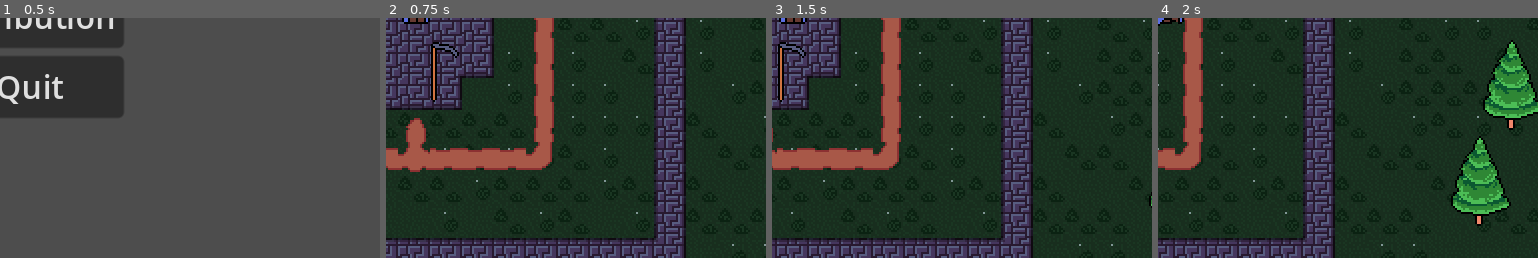
Above: before the commit, frames 1-4 (left to right).
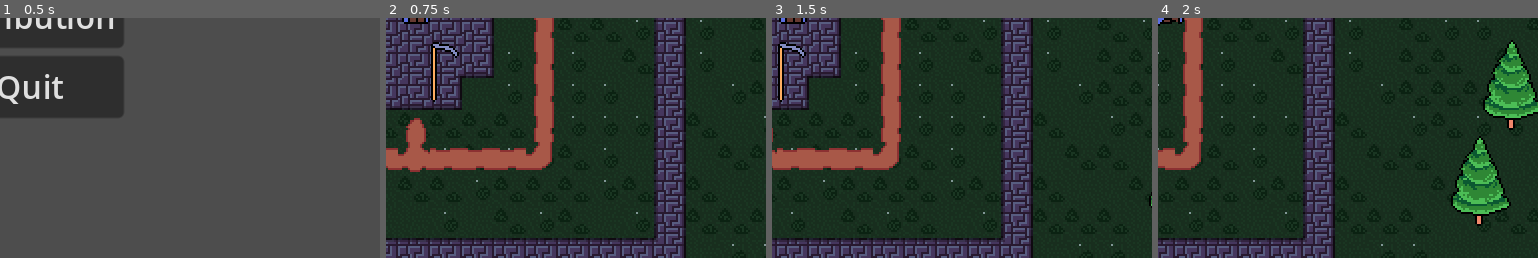
Above: after the commit, the same moments.

Repository: quellus/Mycoflora
Game: Godot game, scene res://scenes/main.tscn
Same seed, same stepped clock (60 frames per second), same inputs: the game is played once before the commit and once after it. The engine's default icon, where the game draws it, is replaced by a stand-in: a white triangle on a blue panel in a dark square.
Inputs (mouse positions are % of the whole screen's width and height, from its top left):
- Up to frame 1 (0.5 s): no input
- Up to frame 2 (0.75 s): click "Play" at 0.5 s
- Up to frame 3 (1.5 s): tap Enter at 1.25 s; move the mouse to (72, 45) at 1.27 s; press the mouse at (72, 45) at 1.28 s; hold D (right) from 1.28 s (still down)
- Up to frame 4 (2 s): keep holding D (right)
The pictures show only the part of the screen within x 46-96%, y 50-100%; the shares and areas given below are measured in that part.

Frame 1 is identical in both runs. In frame 2, 0.2% of the frame differs, in the area x 12-19%, y 10-35%; in frame 3, 0.2%; in frame 4, nothing differs.

Commit message:
Player's interactable detector is now circular and much wider

Diff:
--- a/scenes/player.tscn
+++ b/scenes/player.tscn
@@ -75,8 +75,8 @@
 [sub_resource type="RectangleShape2D" id="RectangleShape2D_vo0li"]
 size = Vector2(16, 10)
 
-[sub_resource type="RectangleShape2D" id="RectangleShape2D_vxphb"]
-size = Vector2(18, 12)
+[sub_resource type="CircleShape2D" id="CircleShape2D_tsrgv"]
+radius = 18.0
 
 [node name="Player" type="CharacterBody2D"]
 process_mode = 1
@@ -131,7 +131,8 @@
 unique_name_in_owner = true
 
 [node name="CollisionShape2D" type="CollisionShape2D" parent="InteractableDetector"]
-shape = SubResource("RectangleShape2D_vxphb")
+rotation = 1.5708
+shape = SubResource("CircleShape2D_tsrgv")
 
 [node name="KnockbackTimer" type="Timer" parent="."]
 wait_time = 0.2
--- a/scripts/Player.gd
+++ b/scripts/Player.gd
@@ -91,6 +91,8 @@
 func _on_hurt_detector_area_entered(area):
 	if area is HurtBox and !is_ancestor_of(area) and area.entity != "Player":
 		take_damage(area.global_position)
+	elif area is WarpPoint:
+		warp.emit(area.destination, area.spawn_point)
 
 
 func _on_knockback_timer_timeout():
@@ -103,9 +105,7 @@
 
 
 func _on_interactable_detector_area_entered(area):
-	if area is WarpPoint:
-		warp.emit(area.destination, area.spawn_point)
-	elif area is DialogTrigger:
+	if area is DialogTrigger:
 		dialog_trigger.emit(area.dialogue)
 	elif area is Interactable:
 		area.highlight(true)
